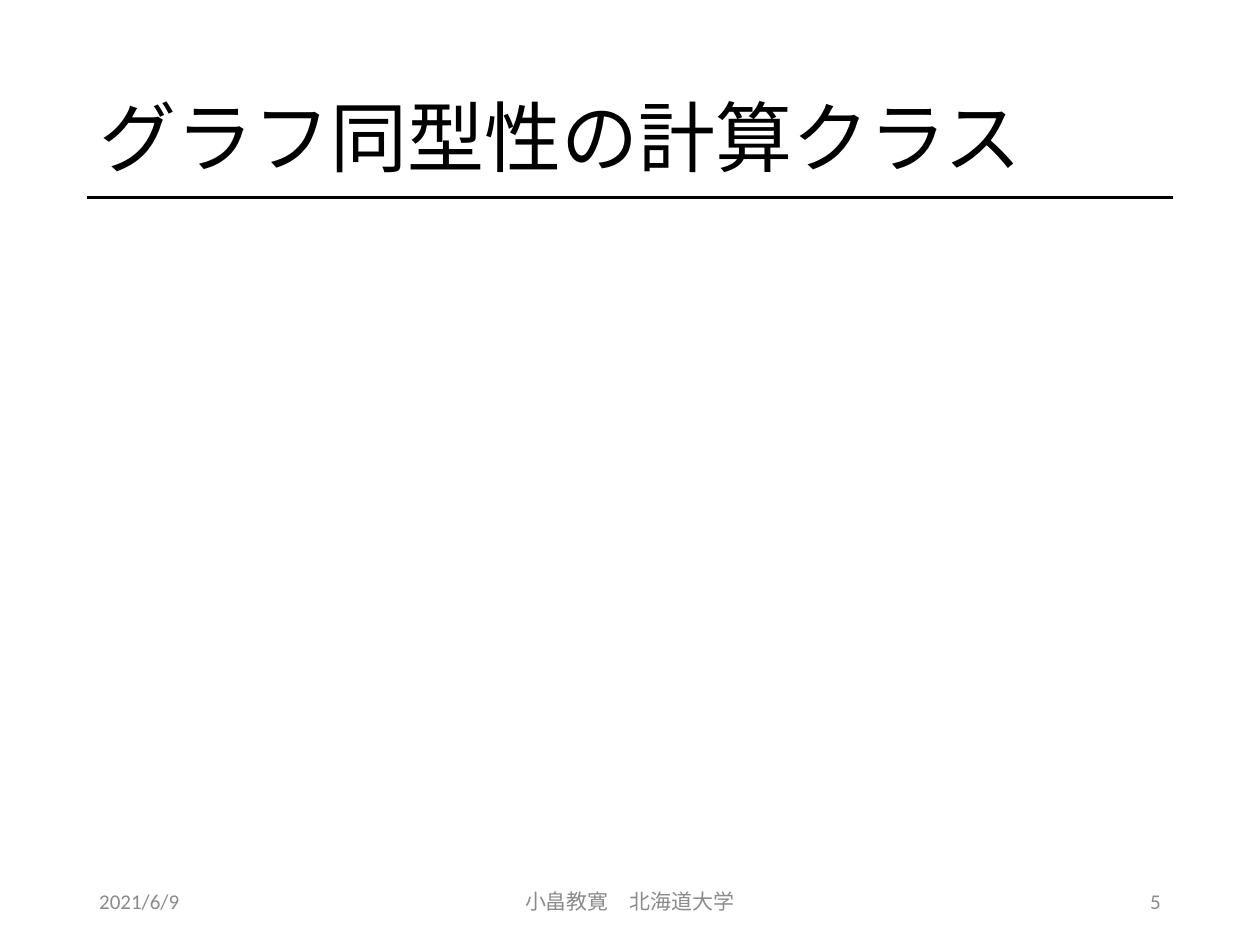
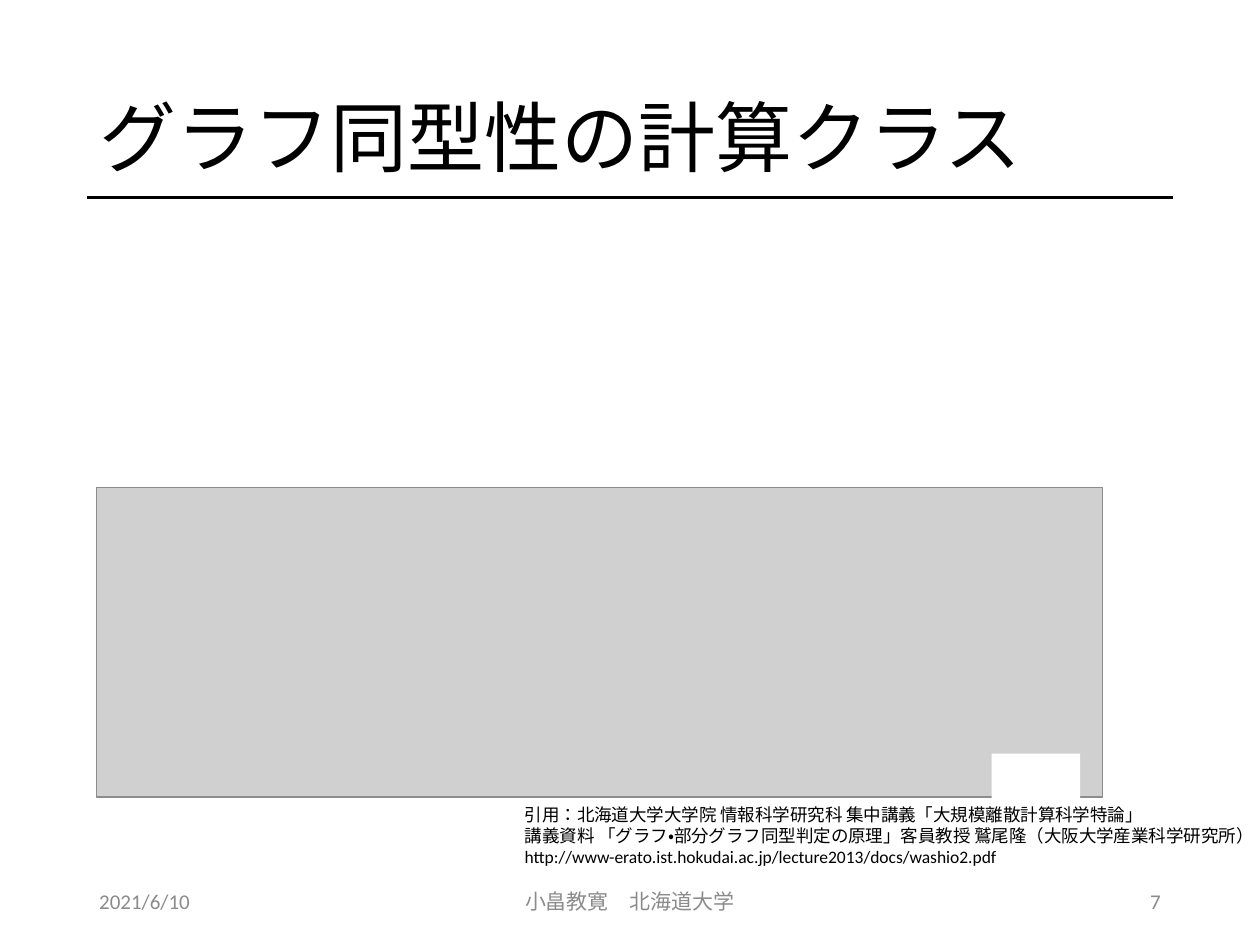
Before and after one commit to obatakyoukan/isomorphism, a slide deck: slide 7 of Isomorphism.pptx (slide 5 before the commit). Drawn at 1260x945 pixels with LibreOffice and Linux fonts; fonts in the diff are those of the drawing; grey boxes stand for pictures. Boxes give left, top, right and bottom in pixels: in the first picture for what was removed or moved away, otherwise in the second. Text is boxed around its words. In the diff, an @@ line names an element or a change of style, - is before the commit and + after.

Commit message:
自己同型の追加

```diff
--- a/Isomorphism.pptx
+++ b/Isomorphism.pptx
@@ picture added at (x1=96, y1=488, x2=1102, y2=798) @@
@@ rectangle added at (x1=992, y1=753, x2=1080, y2=805), fill #FFFFFF @@
@@ text added at (x1=525, y1=806, x2=1253, y2=866), 10 pt, text #000000 @@
+引用：北海道大学大学院 情報科学研究科 集中講義「大規模離散計算科学特論」
+講義資料 「グラフ・部分グラフ同型判定の原理」客員教授 鷲尾隆（大阪大学産業科学研究所）
+http://www-erato.ist.hokudai.ac.jp/lecture2013/docs/washio2.pdf
@@ text at (x1=99, y1=894, x2=190, y2=910): text changed @@
-2021/6/9
+2021/6/10
@@ page number at (x1=1150, y1=895, x2=1161, y2=909): text changed @@
-5
+7
```
Also in this commit, not shown: 32 other slides changed, 6 slides added.
